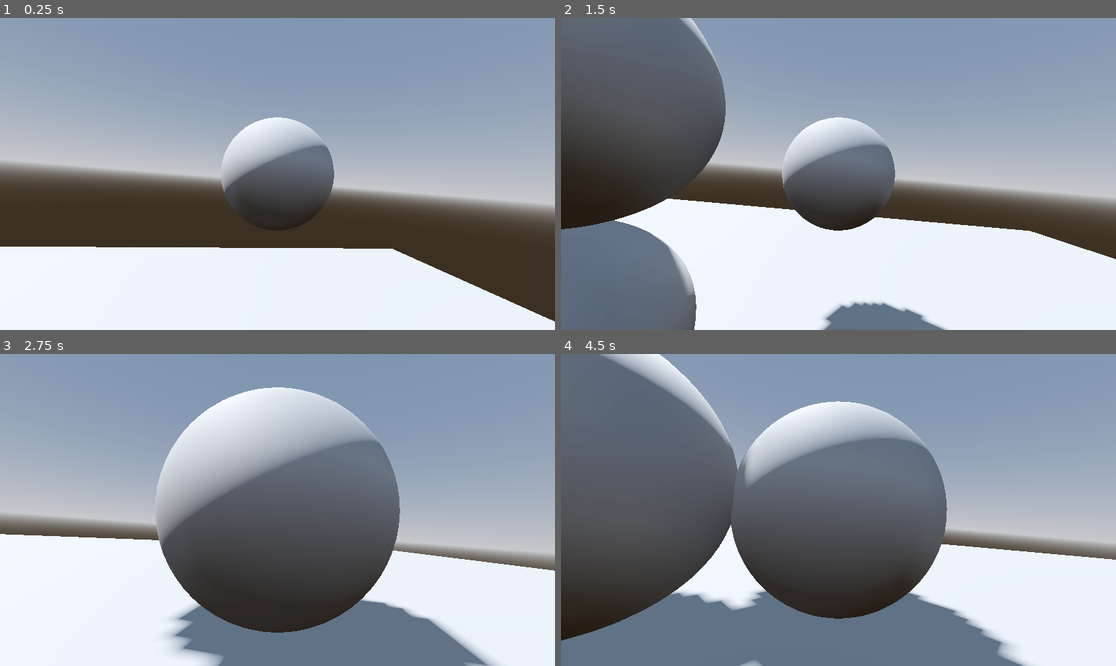
Above: before the commit, frames 1-4 (two rows, left to right).
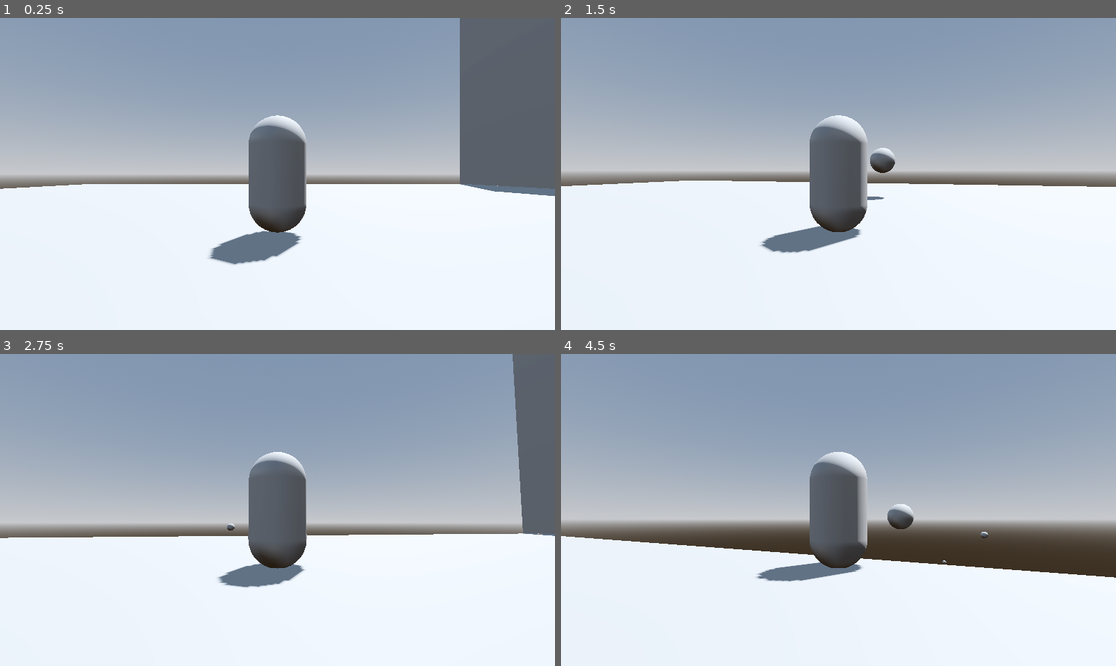
Above: after the commit, the same moments.

Repository: devMatkinson/3d-Godot-game
Game: Godot game, scene res://world.tscn
Same seed, same stepped clock (60 frames per second), same inputs: the game is played once before the commit and once after it.
Inputs (mouse positions are in pixels of both pictures, inside the frame that each line leads up to):
- Up to frame 1 (0.25 s): no input
- Up to frame 2 (1.5 s): tap Enter (ui_accept) at 0.5, 0.77 s; move the mouse to (866, 174) at 0.52 s; hold W (ui_up, bound only after the commit) from 0.53 s (still down); click (866, 174) at 0.6 s; move the mouse to (810, 174) at 1.27 s; click (810, 174) at 1.35 s
- Up to frame 3 (2.75 s): keep holding W (ui_up, bound only after the commit); tap Enter (ui_accept) at 1.52 s; move the mouse to (288, 503) at 2.02 s; click (288, 503) at 2.1 s
- Up to frame 4 (4.5 s): keep holding W (ui_up, bound only after the commit); move the mouse to (832, 516) at 2.77 s; click (832, 516) at 2.85 s; tap Enter (ui_accept) at 3.02, 3.77 s; move the mouse to (877, 513) at 3.52 s; click (877, 513) at 3.6 s; move the mouse to (794, 506) at 4.27 s; click (794, 506) at 4.35 s

The runs differ from the first frame. In frame 1, 38% of the frame differs, in the area x 0-100%, y 0-98%; in frame 2, 40%; in frame 3, 39%; in frame 4, 59%, in the area x 0-100%, y 0-100%.

Commit message:
Code for the Enemy and Walls!!:

Diff:
--- /dev/null
+++ b/Camera3D.gd
@@ -0,0 +1,19 @@
+extends Camera3D
+var object_class = preload("res://ball.tscn")
+
+@onready var shoot_position = $"../../MeshInstance3D/Marker3D"
+# Called when the node enters the scene tree for the first time.
+func _ready():
+	pass # Replace with function body.
+
+# Called every frame. 'delta' is the elapsed time since the previous frame.
+func _process(delta):
+	var root = get_tree().get_root().get_node("World")
+	if Input.is_action_just_pressed("Shoot"):
+		print("shoot")
+		var object_instance = object_class.instantiate()
+		object_instance.position = shoot_position.global_position
+		object_instance.rotation.y = $"../../MeshInstance3D".rotation.y
+		root.add_child(object_instance)
+
+	pass
--- a/RigidBody3D.gd
+++ b/RigidBody3D.gd
@@ -1,8 +1,11 @@
 extends RigidBody3D
+
+@export var initialForce = 50.00
 
 var speed = 10.0
 # Called when the node enters the scene tree for the first time.
 func _ready():
+	apply_central_impulse(global_transform.basis.z * initialForce)
 	pass # Replace with function body.
 
 
--- a/ball.tscn
+++ b/ball.tscn
@@ -6,7 +6,7 @@
 
 [sub_resource type="SphereShape3D" id="SphereShape3D_t1rim"]
 
-[node name="Ball" type="RigidBody3D"]
+[node name="Bullet" type="RigidBody3D"]
 script = ExtResource("1_uy3bm")
 
 [node name="MeshInstance3D" type="MeshInstance3D" parent="."]
--- /dev/null
+++ b/enemy.gd
@@ -0,0 +1,30 @@
+extends RigidBody3D
+
+const SPEED = 100.0
+var player_detected = false
+var player = null
+var health = 1
+
+
+# Called when the node enters the scene tree for the first time.
+func _physics_process(delta):
+	if player_detected:
+		var move_direction = (player.global_position - global_position).normalized()
+		apply_central_force(move_direction * SPEED)
+	pass # Replace with function body.
+
+
+# Called every frame. 'delta' is the elapsed time since the previous frame.
+func _process(delta):
+	pass
+
+
+
+
+
+func _on_hitbox_area_entered(body):
+	if body.is_in_root("Bullet"):
+		health -=1
+	if health <= 0:
+		queue_free()
+	pass # Replace with function body.
--- /dev/null
+++ b/enemy.tscn
@@ -0,0 +1,32 @@
+[gd_scene load_steps=6 format=3 uid="uid://ddi5xtu2btwed"]
+
+[ext_resource type="Script" path="res://enemy.gd" id="1_ufy4t"]
+
+[sub_resource type="CapsuleMesh" id="CapsuleMesh_hky6u"]
+
+[sub_resource type="CapsuleShape3D" id="CapsuleShape3D_23bvw"]
+
+[sub_resource type="CapsuleShape3D" id="CapsuleShape3D_pwv1r"]
+
+[sub_resource type="CapsuleShape3D" id="CapsuleShape3D_6td3n"]
+
+[node name="Enemy" type="RigidBody3D" groups=["Enemy"]]
+script = ExtResource("1_ufy4t")
+
+[node name="MeshInstance3D" type="MeshInstance3D" parent="."]
+mesh = SubResource("CapsuleMesh_hky6u")
+
+[node name="CollisionShape3D" type="CollisionShape3D" parent="."]
+shape = SubResource("CapsuleShape3D_23bvw")
+
+[node name="Hitbox" type="Area3D" parent="." groups=["Enemy"]]
+
+[node name="CollisionShape3D" type="CollisionShape3D" parent="Hitbox"]
+shape = SubResource("CapsuleShape3D_pwv1r")
+
+[node name="PlayerDetect" type="Area3D" parent="."]
+
+[node name="CollisionShape3D" type="CollisionShape3D" parent="PlayerDetect"]
+shape = SubResource("CapsuleShape3D_6td3n")
+
+[connection signal="area_entered" from="Hitbox" to="." method="_on_hitbox_area_entered"]
--- a/node_3d.tscn
+++ b/node_3d.tscn
@@ -1,30 +1,40 @@
-[gd_scene load_steps=5 format=3 uid="uid://dc82hbvarpijh"]
+[gd_scene load_steps=7 format=3 uid="uid://dc82hbvarpijh"]
 
 [ext_resource type="Script" path="res://SpringArm3D.gd" id="1_ly25c"]
 [ext_resource type="Script" path="res://player.gd" id="1_n01w1"]
+[ext_resource type="Script" path="res://Camera3D.gd" id="3_bpm77"]
 
-[sub_resource type="SphereShape3D" id="SphereShape3D_i4gw1"]
+[sub_resource type="CapsuleShape3D" id="CapsuleShape3D_q7ec2"]
 
-[sub_resource type="SphereMesh" id="SphereMesh_3p5pb"]
+[sub_resource type="CapsuleMesh" id="CapsuleMesh_yw86l"]
 
-[node name="Node3D" type="CharacterBody3D" groups=["Player"]]
-transform = Transform3D(0.401836, 0, 0.915712, 0.0800643, 0.99617, -0.0351341, -0.912205, 0.0874339, 0.400297, 0, 0, 0)
+[sub_resource type="PlaceholderMesh" id="PlaceholderMesh_wnrtx"]
+
+[node name="Player" type="CharacterBody3D" groups=["Player"]]
+transform = Transform3D(1, 0, 0, 0, 1, 0, 0, 0, 1, -0.0248475, -0.00919414, 0.0613169)
 script = ExtResource("1_n01w1")
 
 [node name="CollisionShape3D" type="CollisionShape3D" parent="."]
 transform = Transform3D(1, 0, 0, 0, 1, 0, 0, 0, 0.999999, -0.0272909, 0.0349729, -0.0609416)
-shape = SubResource("SphereShape3D_i4gw1")
+shape = SubResource("CapsuleShape3D_q7ec2")
 
 [node name="SpringArm3D" type="SpringArm3D" parent="." groups=["Spring"]]
-spring_length = 2.0
+spring_length = 4.0
 script = ExtResource("1_ly25c")
 
 [node name="Camera3D" type="Camera3D" parent="SpringArm3D"]
-fov = 70.9712
+fov = 68.199
+script = ExtResource("3_bpm77")
 
 [node name="RayCast3D" type="RayCast3D" parent="SpringArm3D/Camera3D"]
 transform = Transform3D(0.389907, 0.0813851, 0.917251, 0.016562, 0.995306, -0.0953509, -0.920705, 0.0523694, 0.386728, 0, 0, 0)
 
 [node name="MeshInstance3D" type="MeshInstance3D" parent="."]
-transform = Transform3D(0.998958, -0.0450326, 0.00746062, 0.0440421, 0.993839, 0.10171, -0.011995, -0.101275, 0.994786, 0, 0, 0)
-mesh = SubResource("SphereMesh_3p5pb")
+transform = Transform3D(1, 0, 0, 0, 1, 0, 0, 0, 1, 0, 0, 0)
+mesh = SubResource("CapsuleMesh_yw86l")
+
+[node name="Marker3D" type="Marker3D" parent="MeshInstance3D"]
+transform = Transform3D(1, 0, 0, 0, 1, 0, 0, 0, 1, 0, 0, 1.04587)
+
+[node name="MeshInstance3D" type="MeshInstance3D" parent="MeshInstance3D/Marker3D"]
+mesh = SubResource("PlaceholderMesh_wnrtx")
--- a/player.gd
+++ b/player.gd
@@ -1,8 +1,11 @@
 extends CharacterBody3D
 @onready var springArm = $SpringArm3D
+@onready var mesh : MeshInstance3D = $MeshInstance3D
 
 const SPEED = 5.0
 const JUMP_VELOCITY = 4.5
+
+var angular_acceleration:= 7
 
 var object_class = preload("res://ball.tscn")
 # Get the gravity from the project settings to be synced with RigidBody nodes.
@@ -30,6 +33,7 @@
 	if direction:
 		velocity.x = direction.x * SPEED
 		velocity.z = direction.z * SPEED
+		mesh.rotation.y = lerp_angle(mesh.rotation.y, atan2(direction.x, direction.z), delta * angular_acceleration)
 	else:
 		velocity.x = move_toward(velocity.x, 0, SPEED)
 		velocity.z = move_toward(velocity.z, 0, SPEED)
--- a/project.godot
+++ b/project.godot
@@ -17,6 +17,34 @@
 
 [input]
 
+ui_left={
+"deadzone": 0.5,
+"events": [Object(InputEventKey,"resource_local_to_scene":false,"resource_name":"","device":-1,"window_id":0,"alt_pressed":false,"shift_pressed":false,"ctrl_pressed":false,"meta_pressed":false,"pressed":false,"keycode":65,"physical_keycode":0,"key_label":0,"unicode":97,"echo":false,"script":null)
+, Object(InputEventJoypadButton,"resource_local_to_scene":false,"resource_name":"","device":0,"button_index":13,"pressure":0.0,"pressed":false,"script":null)
+, Object(InputEventJoypadMotion,"resource_local_to_scene":false,"resource_name":"","device":0,"axis":0,"axis_value":-1.0,"script":null)
+]
+}
+ui_right={
+"deadzone": 0.5,
+"events": [Object(InputEventKey,"resource_local_to_scene":false,"resource_name":"","device":-1,"window_id":0,"alt_pressed":false,"shift_pressed":false,"ctrl_pressed":false,"meta_pressed":false,"pressed":false,"keycode":68,"physical_keycode":0,"key_label":0,"unicode":100,"echo":false,"script":null)
+, Object(InputEventJoypadButton,"resource_local_to_scene":false,"resource_name":"","device":0,"button_index":14,"pressure":0.0,"pressed":false,"script":null)
+, Object(InputEventJoypadMotion,"resource_local_to_scene":false,"resource_name":"","device":0,"axis":0,"axis_value":1.0,"script":null)
+]
+}
+ui_up={
+"deadzone": 0.5,
+"events": [Object(InputEventKey,"resource_local_to_scene":false,"resource_name":"","device":-1,"window_id":0,"alt_pressed":false,"shift_pressed":false,"ctrl_pressed":false,"meta_pressed":false,"pressed":false,"keycode":87,"physical_keycode":0,"key_label":0,"unicode":119,"echo":false,"script":null)
+, Object(InputEventJoypadButton,"resource_local_to_scene":false,"resource_name":"","device":0,"button_index":11,"pressure":0.0,"pressed":false,"script":null)
+, Object(InputEventJoypadMotion,"resource_local_to_scene":false,"resource_name":"","device":0,"axis":1,"axis_value":-1.0,"script":null)
+]
+}
+ui_down={
+"deadzone": 0.5,
+"events": [Object(InputEventKey,"resource_local_to_scene":false,"resource_name":"","device":-1,"window_id":0,"alt_pressed":false,"shift_pressed":false,"ctrl_pressed":false,"meta_pressed":false,"pressed":false,"keycode":83,"physical_keycode":0,"key_label":0,"unicode":115,"echo":false,"script":null)
+, Object(InputEventJoypadButton,"resource_local_to_scene":false,"resource_name":"","device":0,"button_index":12,"pressure":0.0,"pressed":false,"script":null)
+, Object(InputEventJoypadMotion,"resource_local_to_scene":false,"resource_name":"","device":0,"axis":1,"axis_value":1.0,"script":null)
+]
+}
 Shoot={
 "deadzone": 0.5,
 "events": [Object(InputEventMouseButton,"resource_local_to_scene":false,"resource_name":"","device":-1,"window_id":0,"a …(253 unchanged characters)…
--- a/world.tscn
+++ b/world.tscn
@@ -16,13 +16,26 @@
 glow_enabled = true
 
 [sub_resource type="BoxMesh" id="BoxMesh_yaqo8"]
-size = Vector3(12, 12, 1)
+size = Vector3(40, 40, 1)
 
-[sub_resource type="ConcavePolygonShape3D" id="ConcavePolygonShape3D_0p11d"]
-data = PackedVector3Array(-6, 6, 0.5, 6, 6, 0.5, -6, -6, 0.5, 6, 6, 0.5, 6, -6, 0.5, -6, -6, 0.5, 6, 6, -0.5, -6, 6, -0.5, 6, -6, -0.5, -6, 6, -0.5, -6, -6, -0.5, 6, -6, -0.5, 6, 6, 0.5, 6, 6, -0.5, 6, -6, 0.5, 6, 6, -0.5, 6, -6, -0.5, 6, -6, 0.5, -6, 6, -0.5, -6, 6, 0.5, -6, -6, -0.5, -6, 6, 0.5, -6, -6, 0.5, -6, -6, -0.5, 6, 6, 0.5, -6, 6, 0.5, 6, 6, -0.5, -6, 6, 0.5, -6, 6, -0.5, 6, 6, -0.5, -6, -6, 0.5, 6, -6, 0.5, -6, -6, -0.5, 6, -6, 0.5, 6, -6, -0.5, -6, -6, -0.5)
+[sub_resource type="ConcavePolygonShape3D" id="ConcavePolygonShape3D_dd6yw"]
+data = PackedVector3Array(-20, 20, 0.5, 20, 20, 0.5, -20, -20, 0.5, 20, 20, 0.5, 20, -20, 0.5, -20, -20, 0.5, 20, 20, -0.5, -20, 20, -0.5, 20, -20, -0.5, -20, 20, -0.5, -20, -20, -0.5, 20, -20, -0.5, 20, 20, 0.5, 20, 20, -0.5, 20, -20, 0.5, 20, 20, -0.5, 20, -20, -0.5, 20, -20, 0.5, -20, 20, -0.5, -20, 20, 0.5, -20, -20, -0.5, -20, 20, 0.5, -20, -20, 0.5, -20, -20, -0.5, 20, 20, 0.5, -20, 20, 0.5, 20, 20, -0.5, -20, 20, 0.5, -20, 20, -0.5, 20, 20, -0.5, -20, -20, 0.5, 20, -20, 0.5, -20, -20, -0.5, 20, -20, 0.5, 20, -20, -0.5, -20, -20, -0.5)
+
+[sub_resource type="BoxMesh" id="BoxMesh_jton6"]
+size = Vector3(40, 20, 1)
+
+[sub_resource type="ConcavePolygonShape3D" id="ConcavePolygonShape3D_jl302"]
+data = PackedVector3Array(-20, 10, 0.5, 20, 10, 0.5, -20, -10, 0.5, 20, 10, 0.5, 20, -10, 0.5, -20, -10, 0.5, 20, 10, -0.5, -20, 10, -0.5, 20, -10, -0.5, -20, 10, -0.5, -20, -10, -0.5, 20, -10, -0.5, 20, 10, 0.5, 20, 10, -0.5, 20, -10, 0.5, 20, 10, -0.5, 20, -10, -0.5, 20, -10, 0.5, -20, 10, -0.5, -20, 10, 0.5, -20, -10, -0.5, -20, 10, 0.5, -20, -10, 0.5, -20, -10, -0.5, 20, 10, 0.5, -20, 10, 0.5, 20, 10, -0.5, -20, 10, 0.5, -20, 10, -0.5, 20, 10, -0.5, -20, -10, 0.5, 20, -10, 0.5, -20, -10, -0.5, 20, -10, 0.5, 20, -10, -0.5, -20, -10, -0.5)
+
+[sub_resource type="BoxMesh" id="BoxMesh_4wkdm"]
+size = Vector3(1, 20, 40)
+
+[sub_resource type="Skin" id="Skin_erpb7"]
+
+[sub_resource type="ConcavePolygonShape3D" id="ConcavePolygonShape3D_1i6do"]
+data = PackedVector3Array(-0.5, 10, 20, 0.5, 10, 20, -0.5, -10, 20, 0.5, 10, 20, 0.5, -10, 20, -0.5, -10, 20, 0.5, 10, -20, -0.5, 10, -20, 0.5, -10, -20, -0.5, 10, -20, -0.5, -10, -20, 0.5, -10, -20, 0.5, 10, 20, 0.5, 10, -20, 0.5, -10, 20, 0.5, 10, -20, 0.5, -10, -20, 0.5, -10, 20, -0.5, 10, -20, -0.5, 10, 20, -0.5, -10, -20, -0.5, 10, 20, -0.5, -10, 20, -0.5, -10, -20, 0.5, 10, 20, -0.5, 10, 20, 0.5, 10, -20, -0.5, 10, 20, -0.5, 10, -20, 0.5, 10, -20, -0.5, -10, 20, 0.5, -10, 20, -0.5, -10, -20, 0.5, -10, 20, 0.5, -10, -20, -0.5, -10, -20)
 
 [node name="World" type="Node3D"]
-transform = Transform3D(1, 0, 0, 0, 1, 0, 0, 0, 1, -2.26683, 0.875624, 5.96046e-08)
 
 [node name="WorldEnvironment" type="WorldEnvironment" parent="."]
 environment = SubResource("Environment_s5oep")
@@ -32,13 +45,32 @@
 shadow_enabled = true
 
 [node name="Node3D" parent="." instance=ExtResource("1_v74uh")]
-transform = Transform3D(-0.190555, -0.0193009, -0.981488, 0.0800643, 0.99617, -0.0351341, 0.978406, -0.0852769, -0.188279, 1.29491, 1.48212, 0.891008)
+transform = Transform3D(1, 0, 0, 0, 1, 0, 0, 0, 1, 0, 0.845126, 0)
 
 [node name="MeshInstance3D" type="MeshInstance3D" parent="."]
-transform = Transform3D(1, -5.50928e-16, -3.4445e-08, -3.44406e-08, 0.0159866, -0.999872, 5.50656e-10, 0.999872, 0.0159866, 0, -1.48247, 0)
+transform = Transform3D(1, 0, 0, 0, -4.37114e-08, -1, 0, 1, -4.37114e-08, 0, -1.04633, 0)
 mesh = SubResource("BoxMesh_yaqo8")
 
 [node name="StaticBody3D" type="StaticBody3D" parent="MeshInstance3D"]
 
 [node name="CollisionShape3D" type="CollisionShape3D" parent="MeshInstance3D/StaticBody3D"]
-shape = SubResource("ConcavePolygonShape3D_0p11d")
+shape = SubResource("ConcavePolygonShape3D_dd6yw")
+
+[node name="MeshInstance3D2" type="MeshInstance3D" parent="."]
+transform = Transform3D(1, 0, 0, 0, 1, 0, 0, 0, 1, 0, 9.5, 19.5)
+mesh = SubResource("BoxMesh_jton6")
+
+[node name="StaticBody3D" type="StaticBody3D" parent="MeshInstance3D2"]
+
+[node name="CollisionShape3D" type="CollisionShape3D" parent="MeshInstance3D2/StaticBody3D"]
+shape = SubResource("ConcavePolygonShape3D_jl302")
+
+[node name="MeshInstance3D3" type="MeshInstance3D" parent="."]
+transform = Transform3D(1, 0, 0, 0, 1, 0, 0, 0, 1, 19.5, 9.5, 0)
+mesh = SubResource("BoxMesh_4wkdm")
+skin = SubResource("Skin_erpb7")
+
+[node name="StaticBody3D" type="StaticBody3D" parent="MeshInstance3D3"]
+
+[node name="CollisionShape3D" type="CollisionShape3D" parent="MeshInstance3D3/StaticBody3D"]
+shape = SubResource("ConcavePolygonShape3D_1i6do")
Not shown: 1 places in world.tscn that only renumber resources
